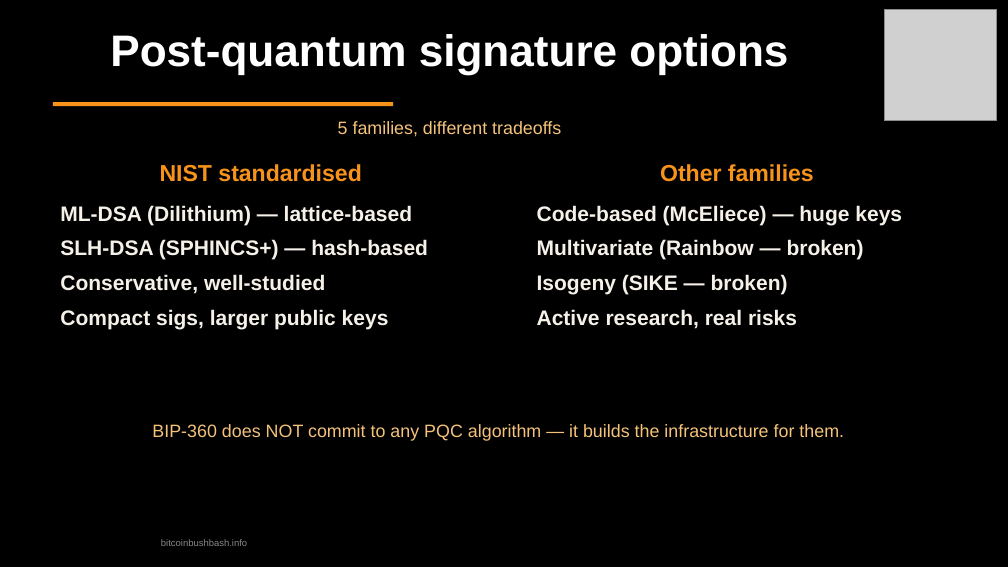
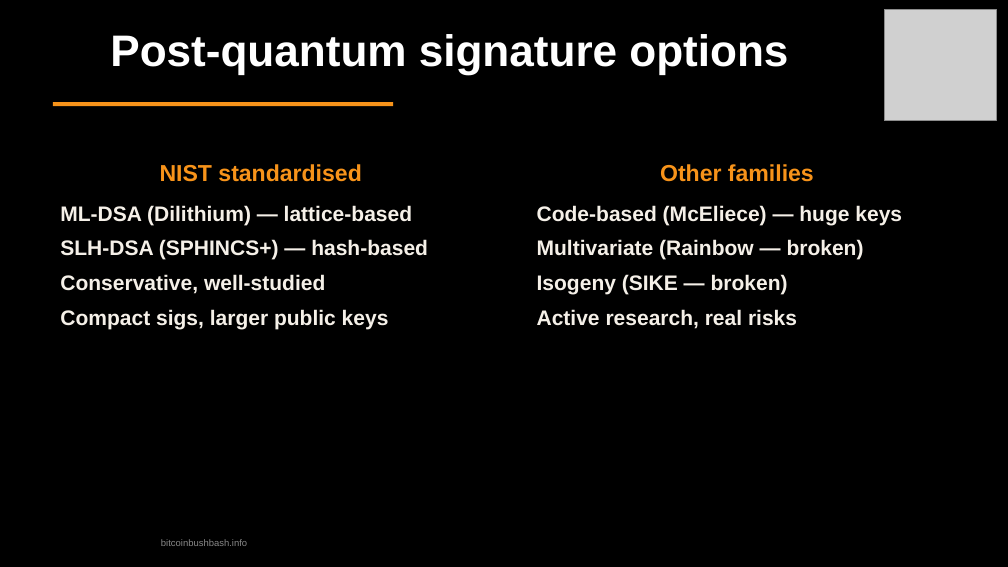
Before and after one commit to TrentOmega/qc-threat, a slide deck: slide 18 of quantum-threat-bitcoin-bushbash.odp (slide 17 before the commit). Drawn at 1008x567 pixels with LibreOffice and Linux fonts; fonts in the diff are those of the drawing; grey boxes stand for pictures. Boxes give left, top, right and bottom in pixels: in the first picture for what was removed or moved away, otherwise in the second. Text is boxed around its words. In the diff, an @@ line names an element or a change of style, - is before the commit and + after.

```diff
--- a/quantum-threat-bitcoin-bushbash.odp
+++ b/quantum-threat-bitcoin-bushbash.odp
@@ text removed at (x1=338, y1=121, x2=561, y2=137) @@
-5 families, different tradeoffs
@@ text removed at (x1=152, y1=424, x2=844, y2=441) @@
-BIP-360 does NOT commit to any PQC algorithm — it builds the infrastructure for them.
```
Also in this commit, not shown: 9 other slides changed, 2 slides added, 2 slides removed, 2 other files.
